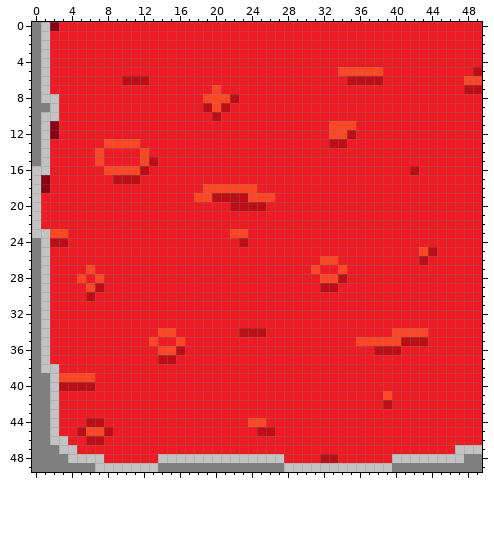
File history of a pixel-art sprite, images/l1100.png. That is the earlier state.
The file is 50x50 pixels.
The same view after the edit:
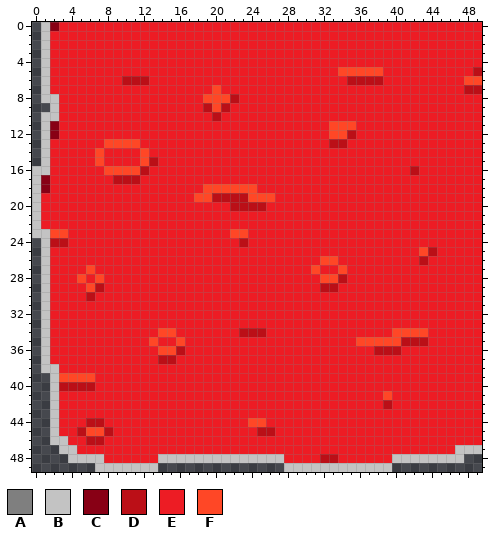
Palette (. is transparent): A #7f7f7f  B #c3c3c3  C #880015  D #bb0f17  E #ed1c24  F #ff4726
The exact change:
{"y":0,"x":0,"old":"A","new":"."}
{"y":1,"x":0,"old":"A","new":"."}
{"y":2,"x":0,"old":"A","new":"."}
{"y":3,"x":0,"old":"A","new":"."}
{"y":4,"x":0,"old":"A","new":"."}
{"y":5,"x":0,"old":"A","new":"."}
{"y":6,"x":0,"old":"A","new":"."}
{"y":7,"x":0,"old":"A","new":"."}
{"y":8,"x":0,"old":"A","new":"."}
{"y":9,"x":0,"old":"AA","new":".."}
{"y":10,"x":0,"old":"A","new":"."}
{"y":11,"x":0,"old":"A","new":"."}
{"y":12,"x":0,"old":"A","new":"."}
{"y":13,"x":0,"old":"A","new":"."}
{"y":14,"x":0,"old":"A","new":"."}
{"y":15,"x":0,"old":"A","new":"."}
{"y":24,"x":0,"old":"A","new":"."}
{"y":25,"x":0,"old":"A","new":"."}
{"y":26,"x":0,"old":"A","new":"."}
{"y":27,"x":0,"old":"A","new":"."}
{"y":28,"x":0,"old":"A","new":"."}
{"y":29,"x":0,"old":"A","new":"."}
{"y":30,"x":0,"old":"A","new":"."}
{"y":31,"x":0,"old":"A","new":"."}
{"y":32,"x":0,"old":"A","new":"."}
{"y":33,"x":0,"old":"A","new":"."}
{"y":34,"x":0,"old":"A","new":"."}
{"y":35,"x":0,"old":"A","new":"."}
{"y":36,"x":0,"old":"A","new":"."}
{"y":37,"x":0,"old":"A","new":"."}
{"y":38,"x":0,"old":"A","new":"."}
{"y":39,"x":0,"old":"AA","new":".."}
{"y":40,"x":0,"old":"AA","new":".."}
{"y":41,"x":0,"old":"AA","new":".."}
{"y":42,"x":0,"old":"AA","new":".."}
{"y":43,"x":0,"old":"AA","new":".."}
{"y":44,"x":0,"old":"AA","new":".."}
{"y":45,"x":0,"old":"AA","new":".."}
{"y":46,"x":0,"old":"AA","new":".."}
{"y":47,"x":0,"old":"AAA","new":"..."}
{"y":48,"x":0,"old":"AAAA","new":"...."}
{"y":48,"x":48,"old":"AA","new":".."}
{"y":49,"x":0,"old":"AAAAAAA","new":"......."}
{"y":49,"x":14,"old":"AAAAAAAAAAAAAA","new":".............."}
{"y":49,"x":40,"old":"AAAAAAAAAA","new":".........."}
{"label":"erased","picture_box":[32,22,50,166]}
{"label":"erased","picture_box":[32,238,95,472]}
{"label":"erased","picture_box":[392,454,482,472]}
{"label":"erased","picture_box":[158,463,284,472]}
